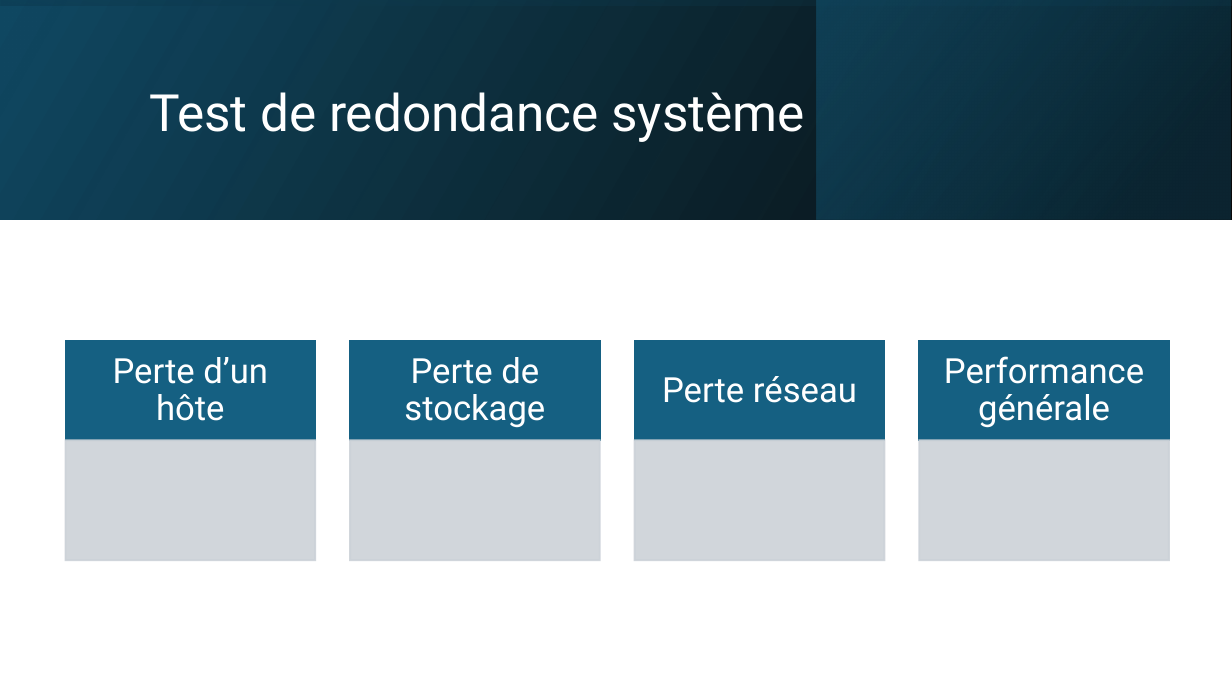
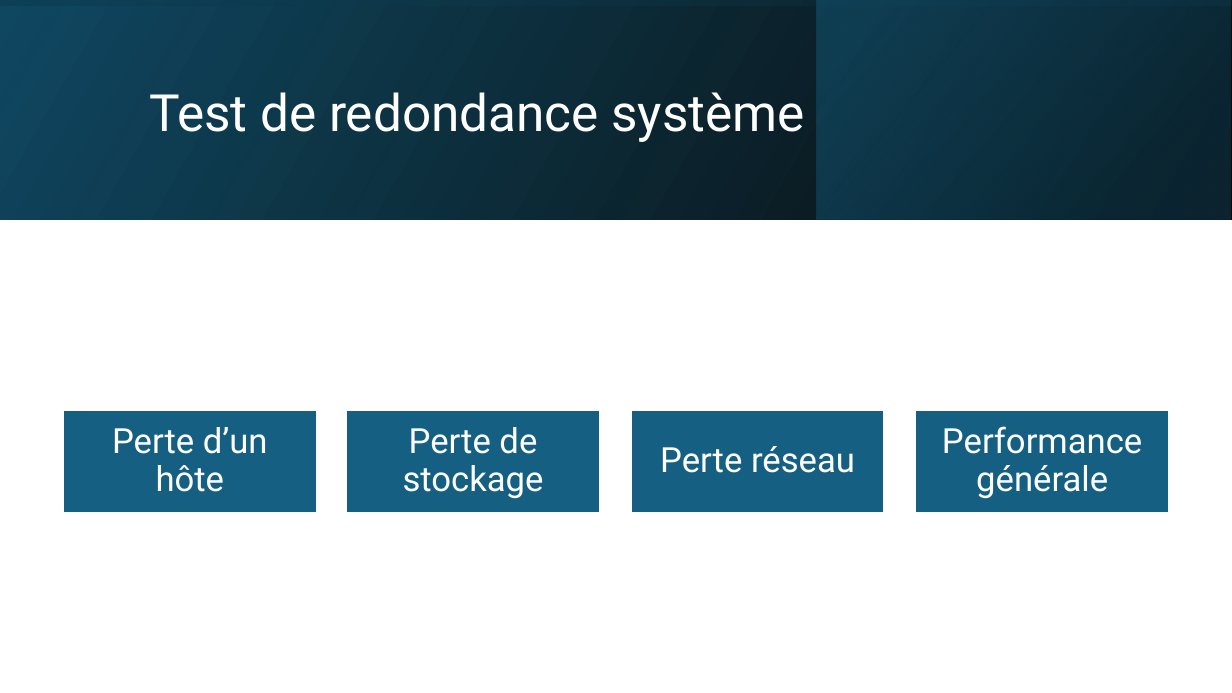
Before and after one commit to Vinc1347900/Stage_Henallux, a slide deck: slide 23 of TFE/DHAIMI_Vincent_PP_TFE.pptx. Drawn at 1232x693 pixels with LibreOffice and Linux fonts; fonts in the diff are those of the drawing. Boxes give left, top, right and bottom in pixels: in the first picture for what was removed or moved away, otherwise in the second. Text is boxed around its words. In the diff, an @@ line names an element or a change of style, - is before the commit and + after.

```diff
--- a/TFE/DHAIMI_Vincent_PP_TFE.pptx
+++ b/TFE/DHAIMI_Vincent_PP_TFE.pptx
@@ 4 texts, 4 rectangles: place and size @@
-4 texts, 4 rectangles at [66,341,1169,440]
+4 texts, 4 rectangles at [65,412,1167,511]
@@ group removed at [66,441,1169,561]: 4 rectangles @@
```
Also in this commit, not shown: 10 other slides changed, 4 slides added, 5 slides removed, 4 other files.
